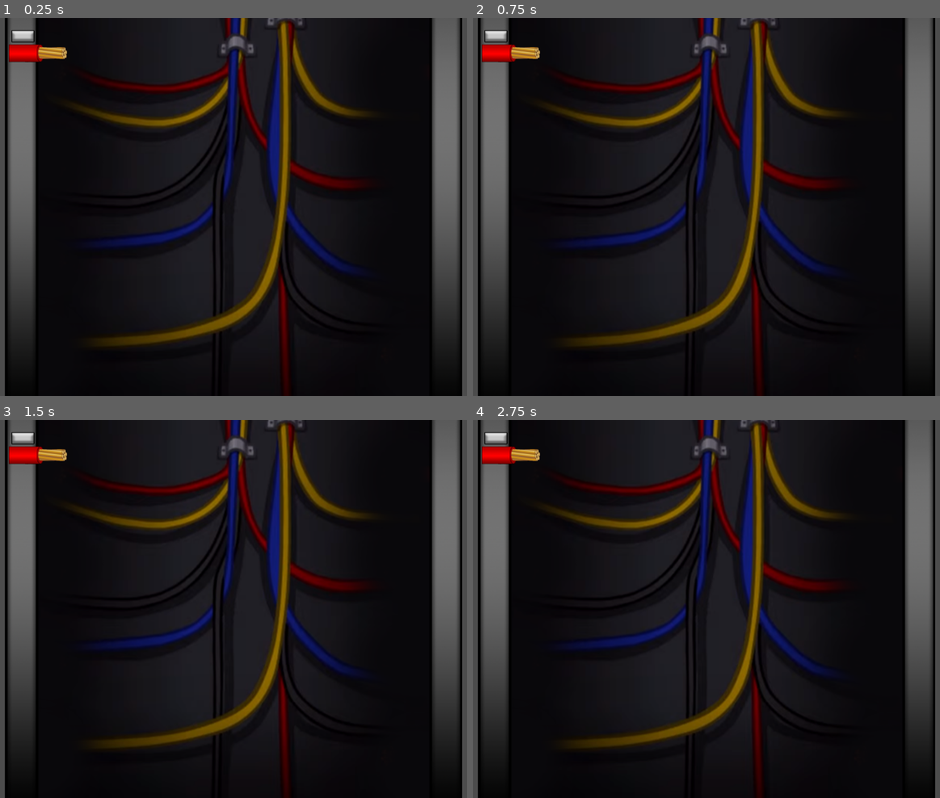
Above: before the commit, frames 1-4 (two rows, left to right).
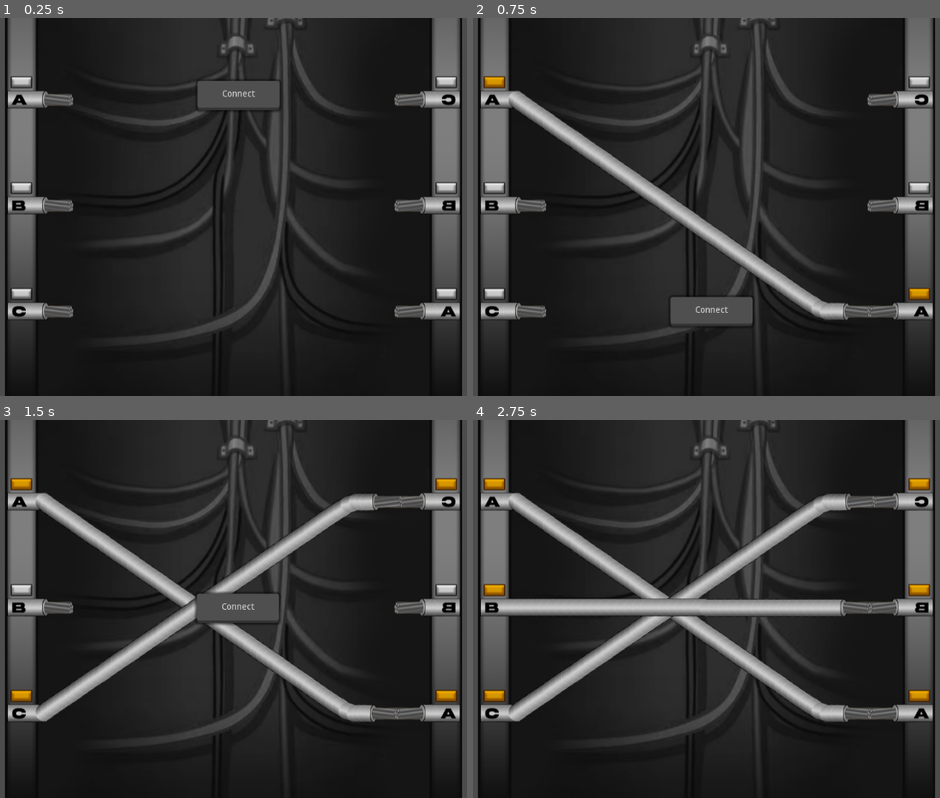
Above: after the commit, the same moments.

Repository: Team-Bunglon/something-left-to-lose
Game: Godot game, scene res://scenes/WireTask.tscn
Two runs of this game, one before a commit and one after it. Both use one fixed random seed, a clock stepped at 60 frames per second and the inputs below.
Inputs (mouse positions are in pixels of both pictures, inside the frame that each line leads up to):
- Up to frame 1 (0.25 s): no input
- Up to frame 2 (0.75 s): click (711, 93) at 0.5 s, where only the run after the commit has a clickable "Connect"
- Up to frame 3 (1.5 s): click (238, 714) at 1.25 s, where only the run after the commit has a clickable "Connect"
- Up to frame 4 (2.75 s): click (711, 609) at 2 s, where only the run after the commit has a clickable "Connect"

The runs differ from the first frame. In frame 1, 15% of the frame differs, in the area x 1-99%, y 0-100%; in frame 2, 19%; in frame 3, 22%; in frame 4, 24%.

Commit message:
rework wiretask : click to connect

Diff:
--- /dev/null
+++ b/scenes/Connect_A.gd
@@ -0,0 +1,17 @@
+extends Button
+
+func _on_Connect_A_pressed():
+	var wire_task = get_node("/root/WireTask")
+	var all_disconnected = wire_task.get_node("All_Disconnected")
+	var a_connected = wire_task.get_node("A_Connected")
+	var wire_sfx = wire_task.get_node("Wire_SFX")
+
+	var control = wire_task.get_node("Control")
+	var connect_c = control.get_node("Connect_C")
+	var connect_a = control.get_node("Connect_A")
+
+	all_disconnected.visible = false
+	a_connected.visible = true
+	connect_c.visible = true
+	connect_a.visible = false
+	wire_sfx.play()
--- /dev/null
+++ b/scenes/Connect_B.gd
@@ -0,0 +1,15 @@
+extends Button
+
+func _on_Connect_B_pressed():
+	var wire_task = get_node("/root/WireTask")
+	var ac_connected = wire_task.get_node("AC_Connected")
+	var abc_connected = wire_task.get_node("ABC_Connected")
+	var wire_sfx = wire_task.get_node("Wire_SFX")
+
+	var control = wire_task.get_node("Control")
+	var connect_b = control.get_node("Connect_B")
+
+	ac_connected.visible = false
+	abc_connected.visible = true
+	connect_b.visible = false
+	wire_sfx.play()
--- /dev/null
+++ b/scenes/Connect_C.gd
@@ -0,0 +1,17 @@
+extends Button
+
+func _on_Connect_C_pressed():
+	var wire_task = get_node("/root/WireTask")
+	var a_connected = wire_task.get_node("A_Connected")
+	var ac_connected = wire_task.get_node("AC_Connected")
+	var wire_sfx = wire_task.get_node("Wire_SFX")
+
+	var control = wire_task.get_node("Control")
+	var connect_c = control.get_node("Connect_C")
+	var connect_b = control.get_node("Connect_B")
+
+	a_connected.visible = false
+	ac_connected.visible = true
+	connect_c.visible = false
+	connect_b.visible = true
+	wire_sfx.play()
--- a/scenes/Wire.gd
+++ /dev/null
@@ -1,24 +0,0 @@
-extends Area2D
-
-var WireEnd: Sprite
-var WireExposed: Sprite
-var WireMoving: Area2D
-var StartPoint: Vector2
-
-func _ready():
-	WireEnd = $WireEnd
-	WireExposed = $WireExposed
-	StartPoint = position
-
-func _input(event):
-	if event is InputEventMouseMotion and event.button_mask == BUTTON_LEFT:
-		var new_position = get_global_mouse_position()
-		update_wire(new_position)
-
-func update_wire(new_position):
-	position = new_position
-	var direction = new_position - StartPoint
-	rotation = direction.angle()
-
-	var dist = StartPoint.distance_to(new_position)
-	WireEnd.scale = Vector2(dist / WireEnd.texture.get_size().x, WireEnd.scale.y)
--- a/scenes/WireTask.tscn
+++ b/scenes/WireTask.tscn
@@ -1,50 +1,107 @@
-[gd_scene load_steps=9 format=2]
+[gd_scene load_steps=13 format=2]
 
-[ext_resource path="res://assets/sprites/Wire_Task_Art/BG.png" type="Texture" id=1]
-[ext_resource path="res://assets/sprites/Wire_Task_Art/Wire_end_red.png" type="Texture" id=2]
-[ext_resource path="res://assets/sprites/Wire_Task_Art/Wire_start_red.png" type="Texture" id=3]
-[ext_resource path="res://assets/sprites/Wire_Task_Art/Wire_in.png" type="Texture" id=4]
-[ext_resource path="res://scenes/Wire.gd" type="Script" id=5]
-[ext_resource path="res://assets/sprites/Wire_Task_Art/Light_On.png" type="Texture" id=6]
-[ext_resource path="res://assets/sprites/Wire_Task_Art/Light.png" type="Texture" id=7]
+[ext_resource path="res://assets/sprites/Wire_Task_Art/basewire3x3.png" type="Texture" id=1]
+[ext_resource path="res://assets/sprites/Wire_Task_Art/wirea_connected.png" type="Texture" id=2]
+[ext_resource path="res://assets/sprites/Wire_Task_Art/wireac_connected.png" type="Texture" id=3]
+[ext_resource path="res://assets/sprites/Wire_Task_Art/wireacb_connected.png" type="Texture" id=4]
+[ext_resource path="res://scenes/Connect_A.gd" type="Script" id=5]
+[ext_resource path="res://scenes/Connect_C.gd" type="Script" id=6]
+[ext_resource path="res://scenes/Connect_B.gd" type="Script" id=7]
+[ext_resource path="res://assets/sfx/WireTask/Wire_Connect.mp3" type="AudioStream" id=8]
 
-[sub_resource type="RectangleShape2D" id=1]
-extents = Vector2( 22.5, 10 )
+[sub_resource type="StyleBoxFlat" id=3]
+bg_color = Color( 0.627451, 0.627451, 0.627451, 1 )
+border_width_bottom = 4
+border_color = Color( 0.313726, 0.313726, 0.313726, 1 )
+corner_radius_top_left = 4
+corner_radius_top_right = 4
+corner_radius_bottom_right = 4
+corner_radius_bottom_left = 4
+shadow_size = 5
+
+[sub_resource type="StyleBoxFlat" id=1]
+bg_color = Color( 0.313726, 0.313726, 0.313726, 1 )
+border_width_bottom = 4
+border_color = Color( 0.207843, 0.207843, 0.207843, 1 )
+corner_radius_top_left = 4
+corner_radius_top_right = 4
+corner_radius_bottom_right = 4
+corner_radius_bottom_left = 4
+shadow_size = 5
+
+[sub_resource type="StyleBoxFlat" id=4]
+bg_color = Color( 0.690196, 0.690196, 0.690196, 1 )
+border_width_bottom = 4
+border_color = Color( 0.313726, 0.313726, 0.313726, 1 )
+corner_radius_top_left = 4
+corner_radius_top_right = 4
+corner_radius_bottom_right = 4
+corner_radius_bottom_left = 4
+shadow_size = 5
+
+[sub_resource type="Theme" id=2]
+Button/styles/hover = SubResource( 3 )
+Button/styles/normal = SubResource( 1 )
+Button/styles/pressed = SubResource( 4 )
 
 [node name="WireTask" type="Node2D"]
 
-[node name="Background" type="Sprite" parent="."]
+[node name="All_Disconnected" type="Sprite" parent="."]
 position = Vector2( 512, 300 )
 texture = ExtResource( 1 )
 
-[node name="Wire" type="Node2D" parent="."]
+[node name="A_Connected" type="Sprite" parent="."]
+visible = false
+position = Vector2( 512, 300 )
+texture = ExtResource( 2 )
 
-[node name="LightOn" type="Sprite" parent="Wire"]
+[node name="AC_Connected" type="Sprite" parent="."]
 visible = false
-position = Vector2( 13.312, -26 )
-scale = Vector2( 0.762755, 0.714286 )
-texture = ExtResource( 6 )
-
-[node name="LightOff" type="Sprite" parent="Wire"]
-position = Vector2( 178.312, 29 )
-scale = Vector2( 0.762755, 0.714286 )
-texture = ExtResource( 7 )
-
-[node name="WireBody" type="Sprite" parent="Wire"]
-position = Vector2( 184, 56 )
+position = Vector2( 512, 300 )
 texture = ExtResource( 3 )
 
-[node name="Moving" type="Area2D" parent="Wire"]
-position = Vector2( 196, 56 )
+[node name="ABC_Connected" type="Sprite" parent="."]
+visible = false
+position = Vector2( 512, 300 )
+texture = ExtResource( 4 )
+
+[node name="Wire_SFX" type="AudioStreamPlayer2D" parent="."]
+position = Vector2( 512, 300 )
+stream = ExtResource( 8 )
+
+[node name="Control" type="Control" parent="."]
+margin_left = 452.0
+margin_top = 88.0
+margin_right = 590.0
+margin_bottom = 142.0
+theme = SubResource( 2 )
+
+[node name="Connect_A" type="Button" parent="Control"]
+margin_left = 3.0
+margin_top = 12.0
+margin_right = 133.0
+margin_bottom = 58.0
+text = "Connect"
 script = ExtResource( 5 )
 
-[node name="WireEnd" type="Sprite" parent="Wire/Moving"]
-texture = ExtResource( 2 )
+[node name="Connect_C" type="Button" parent="Control"]
+visible = false
+margin_left = 3.0
+margin_top = 355.0
+margin_right = 133.0
+margin_bottom = 401.0
+text = "Connect"
+script = ExtResource( 6 )
 
-[node name="WireExposed" type="Sprite" parent="Wire/Moving"]
-position = Vector2( 29, -0.500004 )
-texture = ExtResource( 4 )
+[node name="Connect_B" type="Button" parent="Control"]
+visible = false
+margin_left = 2.0
+margin_top = 188.0
+margin_right = 132.0
+margin_bottom = 234.0
+text = "Connect"
+script = ExtResource( 7 )
 
-[node name="Collision" type="CollisionShape2D" parent="Wire/Moving"]
-position = Vector2( 29.5, -0.500004 )
-shape = SubResource( 1 )
+[connection signal="pressed" from="Control/Connect_A" to="Control/Connect_A" method="_on_Connect_A_pressed"]
+[connection signal="pressed" from="Control/Connect_C" to="Control/Connect_C" method="_on_Connect_C_pressed"]
+[connection signal="pressed" from="Control/Connect_B" to="Control/Connect_B" method="_on_Connect_B_pressed"]
Not shown, added: assets/sfx/WireTask/Wire_Connect.mp3.import
Binary file added: assets/sprites/Wire_Task_Art/basewire3x3.png
Not shown, added: assets/sprites/Wire_Task_Art/basewire3x3.png.import
Binary file added: assets/sprites/Wire_Task_Art/wirea_connected.png
Not shown, added: assets/sprites/Wire_Task_Art/wirea_connected.png.import
Binary file added: assets/sprites/Wire_Task_Art/wireac_connected.png
Not shown, added: assets/sprites/Wire_Task_Art/wireac_connected.png.import
Binary file added: assets/sprites/Wire_Task_Art/wireacb_connected.png
Not shown, added: assets/sprites/Wire_Task_Art/wireacb_connected.png.import
Not shown, added: assets/sfx/WireTask/Wire_Connect.mp3
